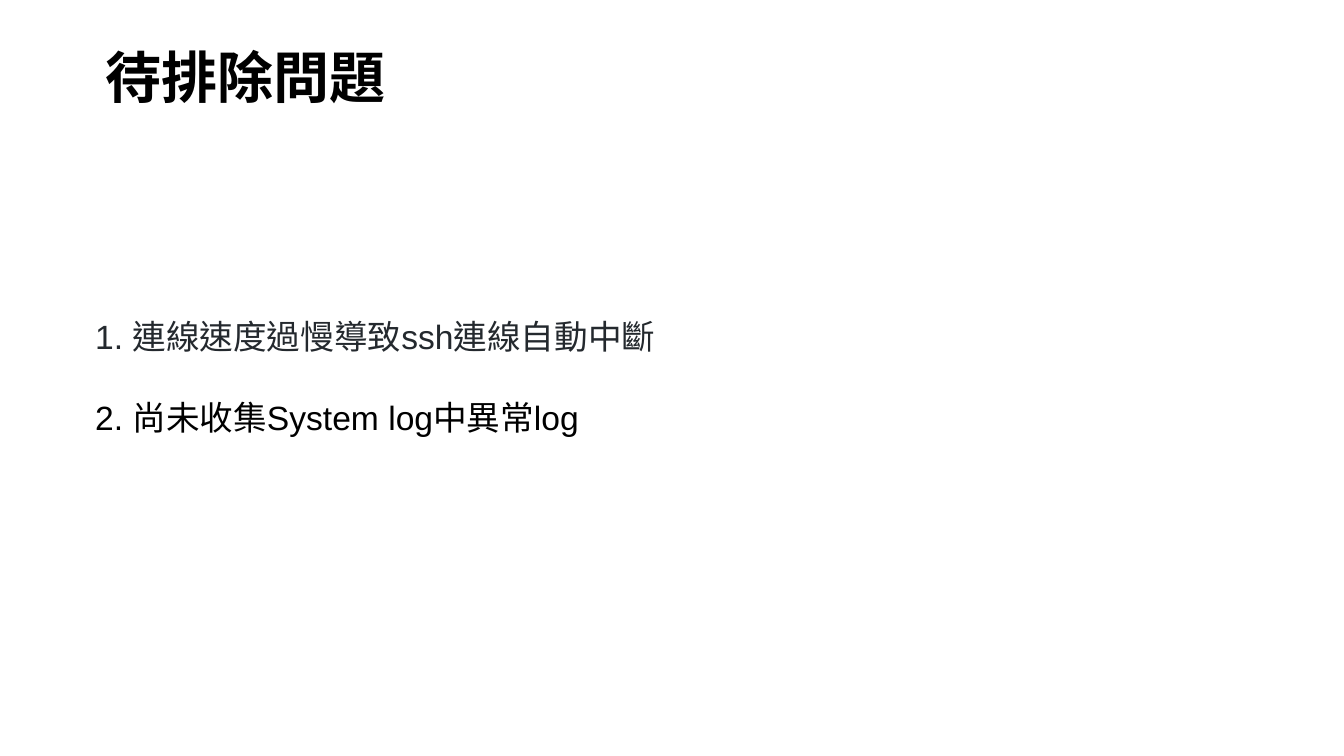
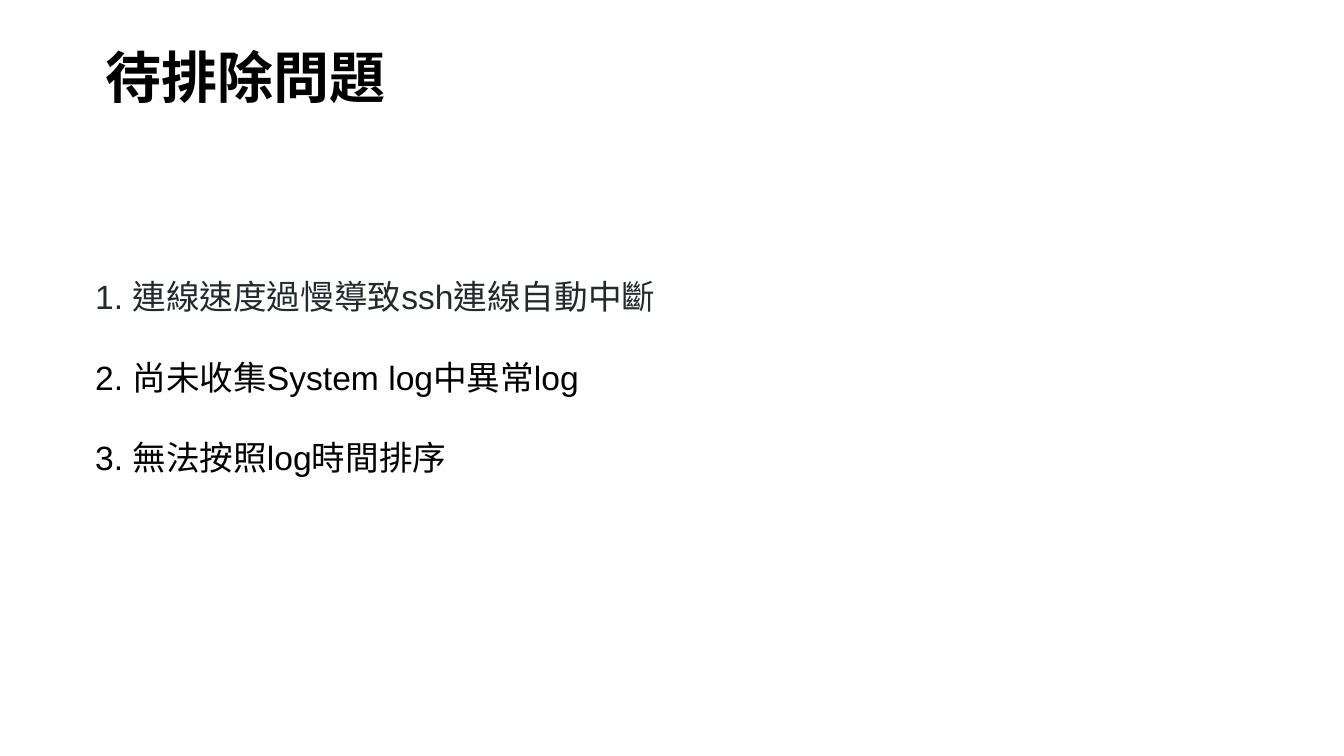
Before and after one commit to EXCurryBar/F5-SMO-selenium, a slide deck: slide 10 of Dynasafe_SMO.pptx. Drawn at 1344x756 pixels with LibreOffice and Linux fonts; fonts in the diff are those of the drawing; background and template pictures are left out. Boxes give left, top, right and bottom in pixels: in the first picture for what was removed or moved away, otherwise in the second. Text is boxed around its words. In the diff, an @@ line names an element or a change of style, - is before the commit and + after.

```diff
--- a/Dynasafe_SMO.pptx
+++ b/Dynasafe_SMO.pptx
@@ text "1. 連線速度過慢導致ssh連線自動中斷": place and size @@
-text "1. 連線速度過慢導致ssh連線自動中斷" at [95, 320, 656, 437]
+text "1. 連線速度過慢導致ssh連線自動中斷" at [95, 280, 656, 477]
@@ text at [95, 441, 447, 477]: paragraph added @@
+3. 無法按照log時間排序
```
Also in this commit, not shown: 1 other slide changed, 2 other files.
